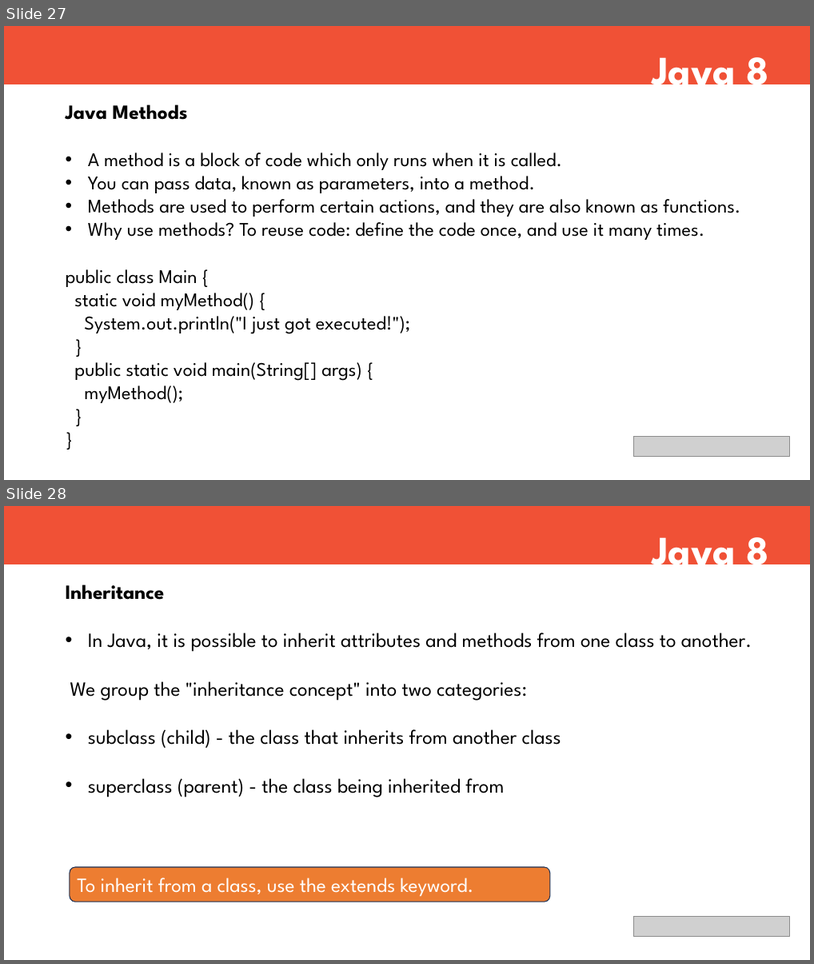
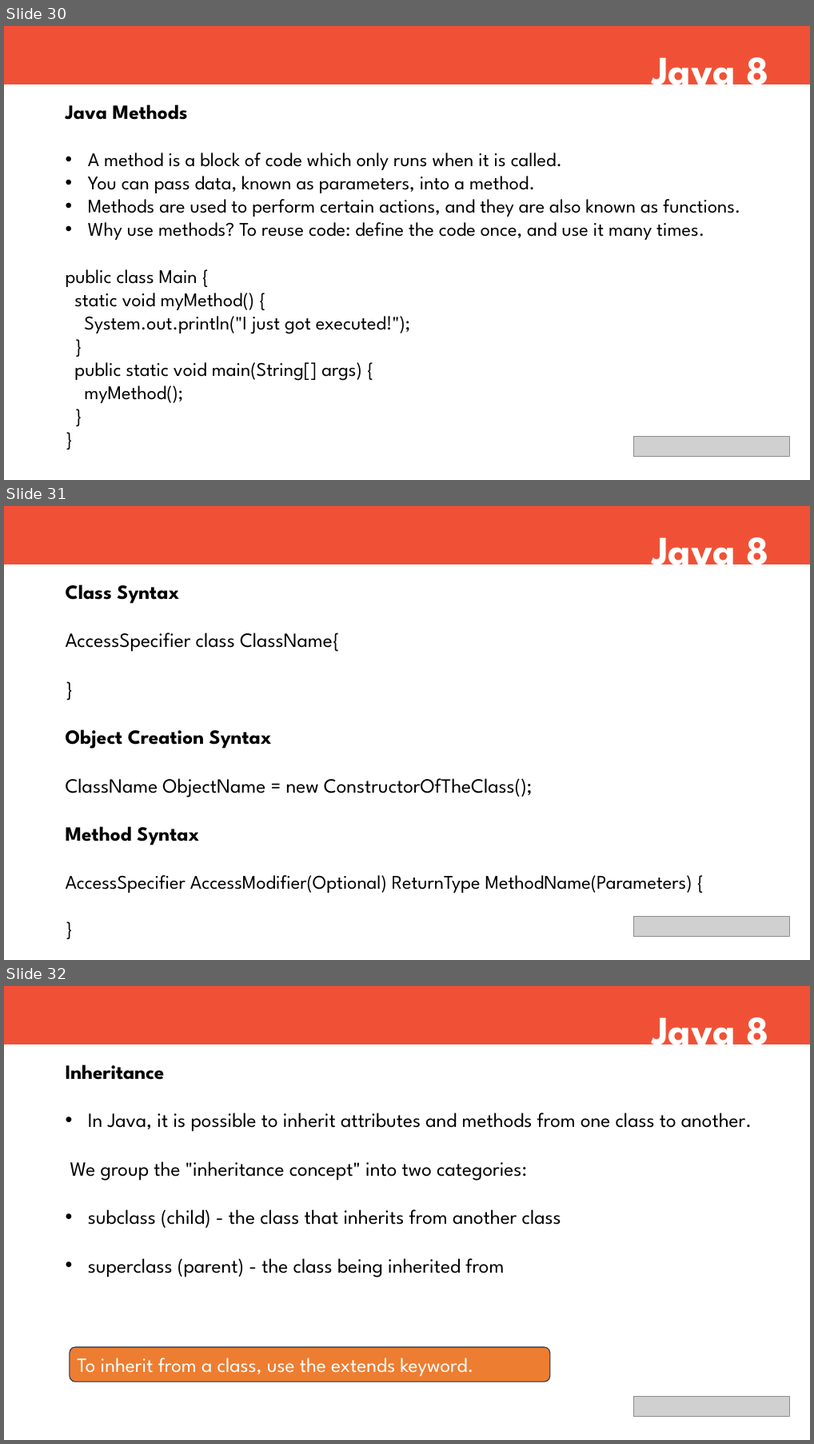
Before and after one commit to Jayanthyuva7/FullStackContents, a slide deck: Core Java/Core Java.pptx. Shown one above the other, each under a label of ours: slides 27 and 28 before the commit, slides 30, 31 and 32 after it. The pictures are 814x964 and 814x1444 pixels, drawn with LibreOffice and Linux fonts; fonts in the diff are those of the drawing; grey boxes stand for pictures. Boxes give left, top, right and bottom in pixels: in the first picture for what was removed or moved away, otherwise in the second. Text is boxed around its words. In the diff, an @@ line names an element or a change of style, - is before the commit and + after.

```diff
--- a/Core Java/Core Java.pptx
+++ b/Core Java/Core Java.pptx
@@ slide 31 added at box(4, 506, 810, 960), background #FFFFFF @@
@@ rectangle added at box(4, 506, 810, 564), fill #F05136 @@
@@ text added at box(652, 524, 769, 576), 48 pt, text #FFFFFF, bold @@
+Java 8
@@ text added at box(66, 584, 693, 892), 24 pt, text #000000 @@
+Class Syntax
+AccessSpecifier class ClassName{
+}
+Object Creation Syntax
+ClassName ObjectName = new ConstructorOfTheClass();
+Method Syntax
+AccessSpecifier AccessModifier(Optional) ReturnType MethodName(Parameters) {
+}
@@ picture added at box(634, 916, 790, 936) @@
@@ what was slide 27 is now slide 30 @@
@@ what was slide 28 is now slide 32 @@
```
Also in this commit, not shown: 1 slide changed, 3 other slides added, 2 other files.
